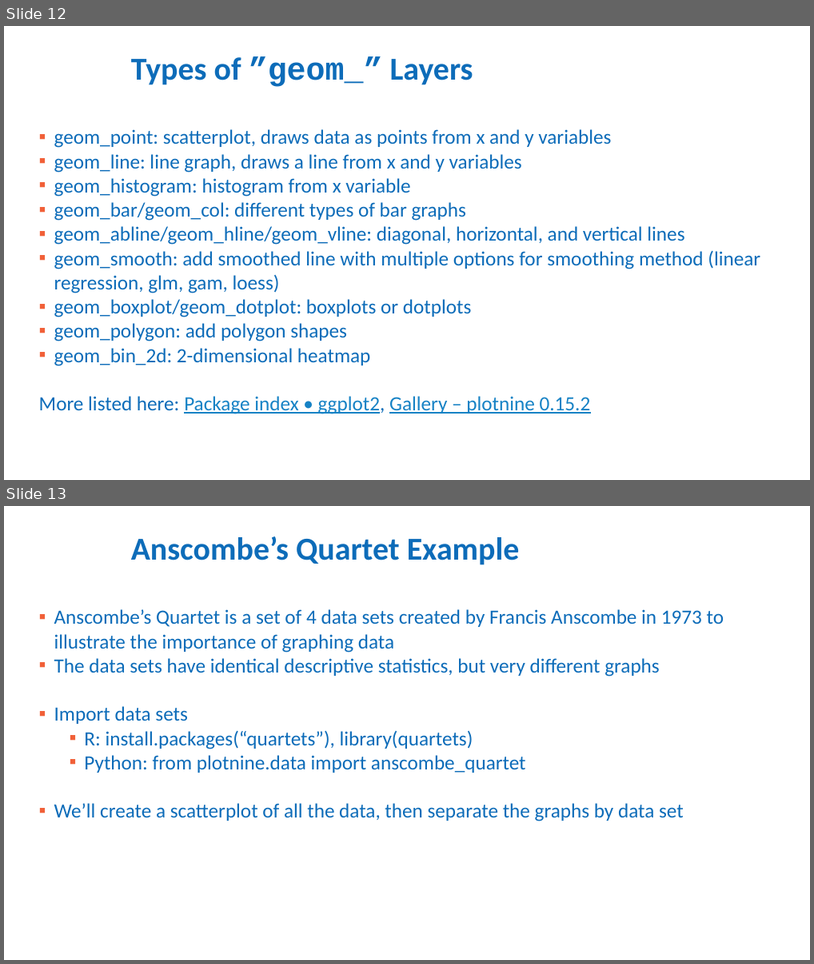
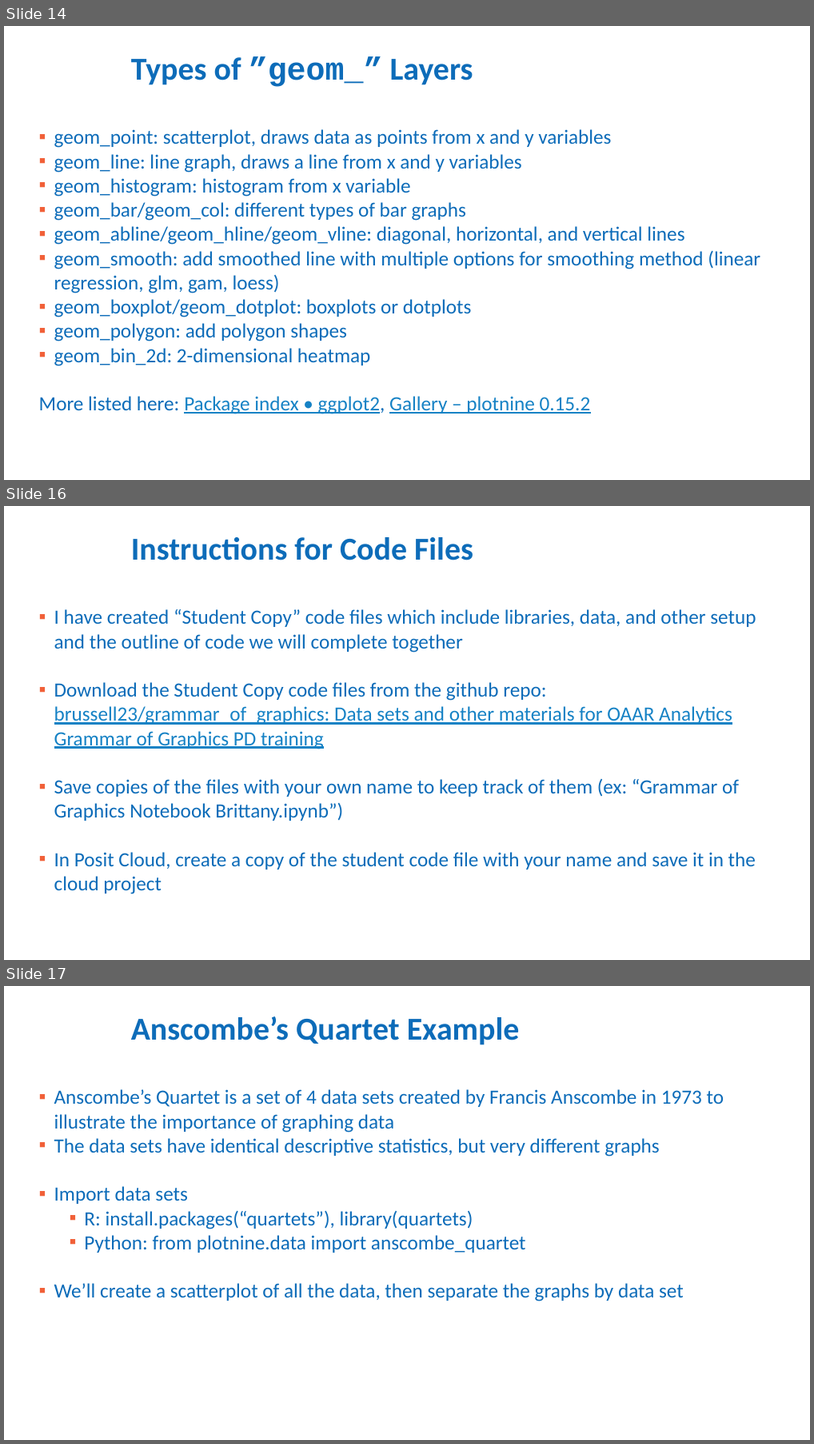
Before and after one commit to brussell23/grammar_of_graphics, a slide deck: ggplot and the Grammar of Graphics.pptx. Shown one above the other, each under a label of ours: slides 12 and 13 before the commit, slides 14, 16 and 17 after it; the slides between them are not shown. The pictures are 814x964 and 814x1444 pixels, drawn with LibreOffice and Linux fonts; fonts in the diff are those of the drawing; background and template pictures are left out. Boxes give left, top, right and bottom in pixels: in the first picture for what was removed or moved away, otherwise in the second. Text is boxed around its words. In the diff, an @@ line names an element or a change of style, - is before the commit and + after.

```diff
--- a/ggplot and the Grammar of Graphics.pptx
+++ b/ggplot and the Grammar of Graphics.pptx
@@ slide 16 added at (4, 506, 810, 960), background #FFFFFF @@
@@ title added at (131, 537, 474, 560), 38 pt, text #0D6CB9, bold @@
+Instructions for Code Files
@@ text added at (54, 609, 756, 894), 24 pt, text #0D6CB9 @@
+▪ I have created “Student Copy” code files which include libraries, data, and other setup and the outline of code we will complete together
+▪ Download the Student Copy code files from the github repo: brussell23/grammar_of_graphics: Data sets and other materials for OAAR Analytics Grammar of Graphics PD training
+▪ Save copies of the files with your own name to keep track of them (ex: “Grammar of Graphics Notebook Brittany.ipynb”)
+▪ In Posit Cloud, create a copy of the student code file with your name and save it in the cloud project
@@ what was slide 12 is now slide 14 @@
@@ what was slide 13 is now slide 17 @@
```
Also in this commit, not shown: 1 slide changed, 3 other slides added, 1 other file.
